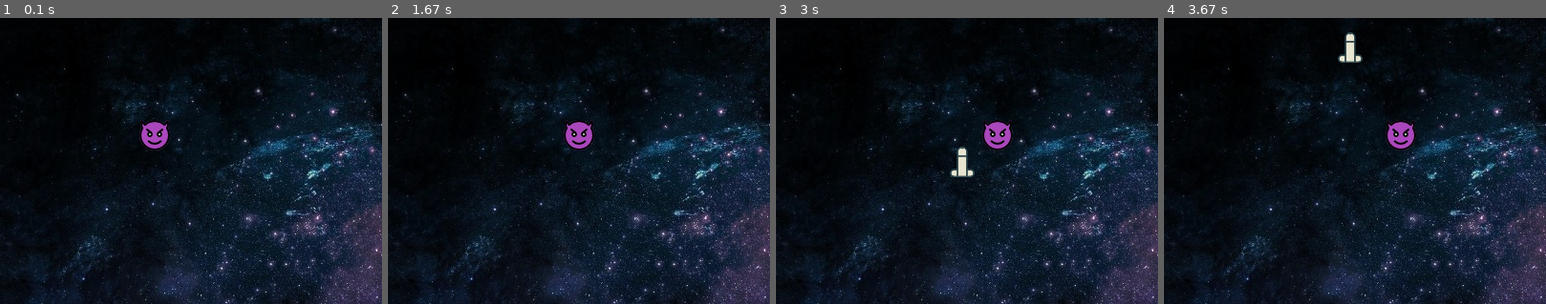
Above: before the commit, frames 1-4 (left to right).
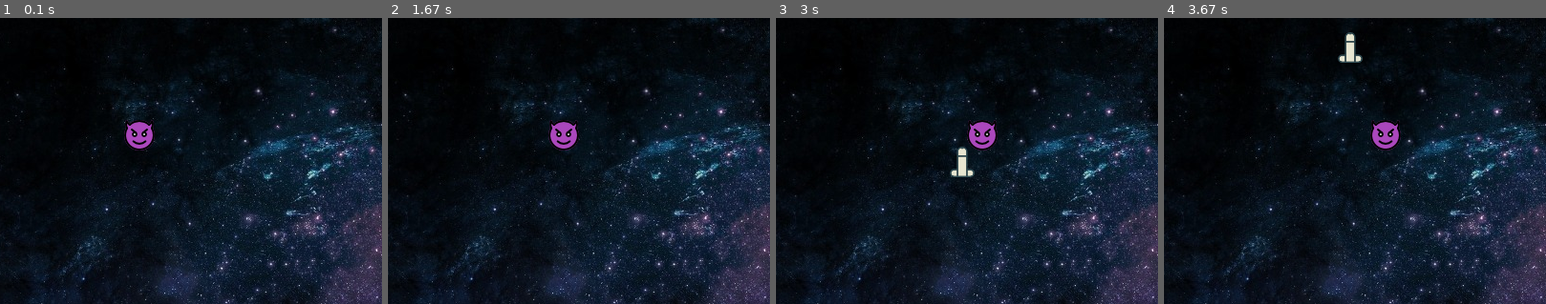
Above: after the commit, the same moments.

Repository: RostykT/space_invaders_pygame
Game: pygame game, started from main.py
Same seed, same stepped clock (60 frames per second), same inputs: the game is played once before the commit and once after it.
Inputs:
- Up to frame 1 (0.1 s): no input
- Up to frame 2 (1.67 s): hold Right 0.33-0.8 s; hold Right 0.83-1.3 s; tap Space at 0.9, 1.2, 1.4 s; hold Left from 1.33 s (still down)
- Up to frame 3 (3 s): tap Space at 1.7, 1.97, 2.27, 2.4, 2.7 s; release Left at 1.87 s; hold Left 1.9-2.3 s; hold Right 2.33-2.97 s
- Up to frame 4 (3.67 s): hold Left 3-3.47 s; tap Space at 3.07, 3.37, 3.57 s; hold Right from 3.5 s (still down)
The pictures show only the part of the screen within x 27-77%, y 0-50%; the shares and areas given below are measured in that part.

The runs differ from the first frame. In frame 1, 0.9% of the frame differs, in the area x 32-45%, y 35-47%; in frame 2, 0.9%, in the area x 42-54%, y 35-47%; in frame 3, 0.9%; in frame 4, 0.9%.

Commit message:
add collision functionality, distance between enemy and bullet

Diff:
--- a/main.py
+++ b/main.py
@@ -1,5 +1,6 @@
 import pygame
 import random
+import math
 
 # inititilize the pygame
 pygame.init()
@@ -31,7 +32,7 @@
 
 # enemy
 enemyImg = pygame.image.load('enemy.png')
-enemyX = random.randint(0, 800)
+enemyX = random.randint(0, 764)
 enemyY = random.randint(50, 150)
 enemyX_change = 0.4
 enemyY_change = 30
@@ -50,6 +51,8 @@
 # fire  - bullet is currently moving
 bullet_state = 'ready'
 
+counter = 0
+
 
 def fire_bullet(x, y):
     global bullet_state
@@ -57,6 +60,14 @@
     bullet_state = 'fire'
 
     screen.blit(bulletImg, (x+16, y+10))
+
+
+def is_Collision(enemyX, enemyY, bulletX, bulletY):
+    distance = math.sqrt((enemyX-bulletX)**2 + (enemyY-bulletY)**2)
+    if distance < 27:
+        return True
+    else:
+        return False
 
 
 # game loop
@@ -110,6 +121,15 @@
         enemyX_change = -0.5
         enemyY += enemyY_change
 
+    # collision
+    collision = is_Collision(enemyX, enemyY, bulletX, bulletY)
+    if collision:
+        bulletY = 480
+        bullet_state = 'ready'
+        counter += 1
+        enemyX = random.randint(0, 764)
+        enemyY = random.randint(50, 150)
+
     enemy(enemyX, enemyY)
 
     # bullet movement
